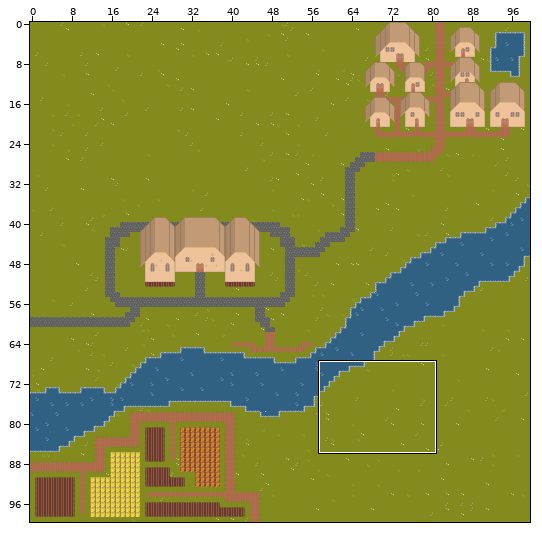
A Tiled map (JSON) gets an edit: res/map/outside.json. The first picture is a wide view before the edit; the outline marks the close-up.
Close-up. As it was:
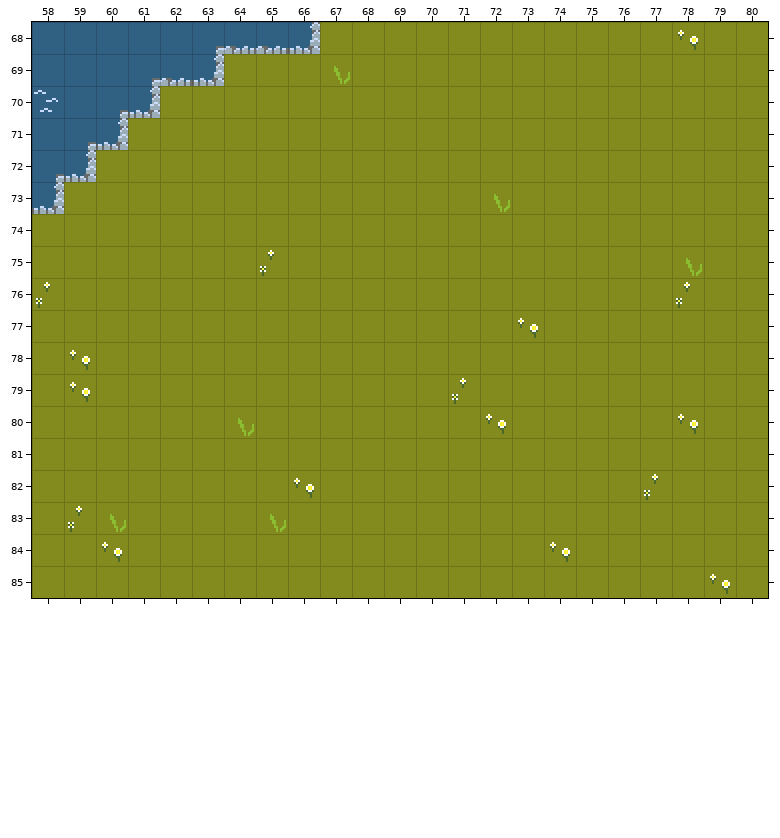
Cells are 16x16 px. Shown: x 58..80, y 68..85. The commit also changed other parts of the map, which this record leaves out.
After:
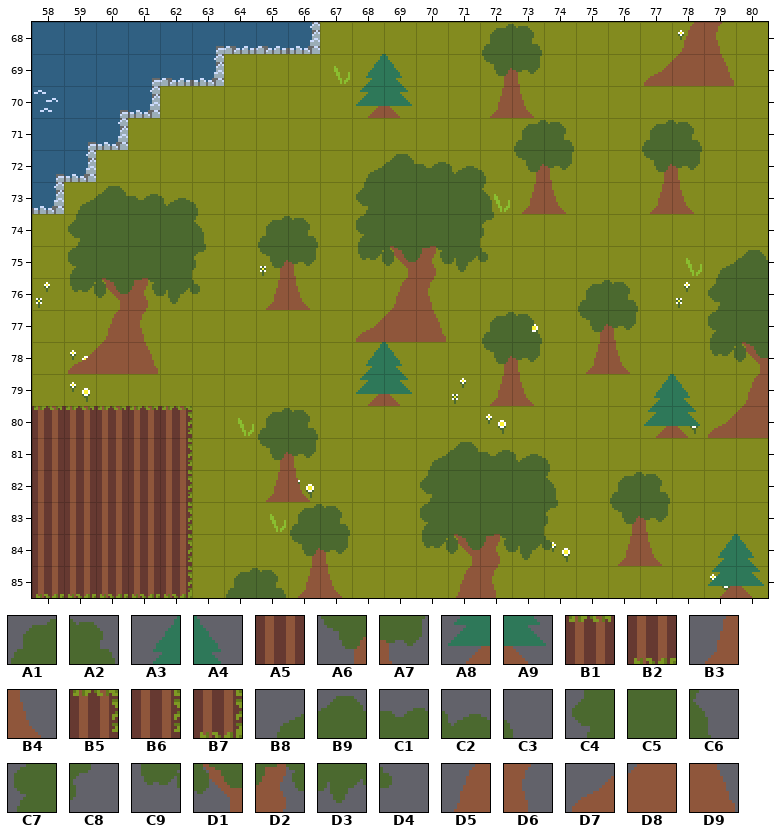
Key: from "tileset": A1 56, A2 57, A3 58, A4 59, A5 63, A6 66, A7 67, A8 68, A9 69, B1 72, B2 73, B3 76, B4 77, B5 81, B6 83, B7 91, B8 145, B9 146, C1 147, C2 148, C3 149, C4 155, C5 156, C6 159, C7 165, C8 169, C9 175, D1 176, D2 177, D3 178, D4 179, D5 186, D6 187, D7 195, D8 196, D9 197.
__ is an empty cell, .. an unchanged one.
Tiles of an added or newly shown layer are drawn over the layers below it.
Difference:
--- layer "Paths"
@@ x 59..63 @@
-73 __ __ __ __ __
-74 __ __ __ __ __
-75 __ __ __ __ __
-76 __ __ __ __ __
-77 .. __ __ .. ..
-78 __ __ __ .. ..
+73 B8 B9 C1 C2 C3
+74 C4 C5 C5 C5 C6
+75 C7 C5 C5 C5 C8
+76 C9 D1 D2 D3 D4
+77 .. D5 D6 .. ..
+78 D7 D8 D9 .. ..
@@ x 58..62 @@
-80 __ __ __ __ __
-81 __ __ __ __ __
-82 __ __ __ __ __
-83 __ __ __ __ __
-84 __ __ __ __ __
-85 __ __ __ __ __
+80 B1 B1 B1 B1 B5
+81 A5 A5 A5 A5 B6
+82 A5 A5 A5 A5 B6
+83 A5 A5 A5 A5 B6
+84 A5 A5 A5 A5 B6
+85 B2 B2 B2 B2 B7
--- layer "Trees" (added)
@@ x 64..80 @@
-68 .. .. .. .. .. .. .. .. __ __ .. .. .. .. __ __ ..
-69 .. .. .. .. __ __ .. .. __ __ .. .. .. __ __ __ ..
-70 .. .. .. .. __ __ .. .. __ __ .. .. .. .. .. .. ..
-71 .. .. .. .. .. .. .. .. .. __ __ .. .. __ __ .. ..
-72 .. .. .. .. __ __ __ __ __ __ __ .. .. __ __ .. ..
-73 .. .. .. .. __ __ __ __ __ __ __ .. .. __ __ .. ..
-74 .. __ __ .. __ __ __ __ __ .. .. .. .. .. .. .. ..
-75 .. __ __ .. __ __ __ __ __ .. .. .. .. .. .. __ __
-76 .. __ __ .. .. __ __ .. .. .. .. __ __ .. .. __ __
-77 .. .. .. .. __ __ __ .. __ __ .. __ __ .. .. __ __
-78 .. .. .. .. __ __ .. .. __ __ .. __ __ .. .. __ __
-79 .. .. .. .. __ __ .. .. __ __ .. .. .. __ __ .. __
-80 .. __ __ .. .. .. .. .. .. .. .. .. .. __ __ __ __
-81 .. __ __ .. .. .. __ __ __ __ __ .. .. .. .. .. ..
-82 .. __ __ .. .. .. __ __ __ __ __ .. __ __ .. .. ..
-83 .. .. __ __ .. .. __ __ __ __ __ .. __ __ .. .. ..
-84 .. .. __ __ .. .. __ __ __ __ __ .. __ __ .. __ __
-85 __ __ __ __ .. .. .. __ __ .. .. .. .. .. .. __ __
+68 .. .. .. .. .. .. .. .. A1 A2 .. .. .. .. D5 D6 ..
+69 .. .. .. .. A3 A4 .. .. A6 A7 .. .. .. D7 D8 D9 ..
+70 .. .. .. .. A8 A9 .. .. B3 B4 .. .. .. .. .. .. ..
+71 .. .. .. .. .. .. .. .. .. A1 A2 .. .. A1 A2 .. ..
+72 .. .. .. .. B8 B9 C1 C2 C3 A6 A7 .. .. A6 A7 .. ..
+73 .. .. .. .. C4 C5 C5 C5 C6 B3 B4 .. .. B3 B4 .. ..
+74 .. A1 A2 .. C7 C5 C5 C5 C8 .. .. .. .. .. .. .. ..
+75 .. A6 A7 .. C9 D1 D2 D3 D4 .. .. .. .. .. .. B8 B9
+76 .. B3 B4 .. .. D5 D6 .. .. .. .. A1 A2 .. .. C4 C5
+77 .. .. .. .. D7 D8 D9 .. A1 A2 .. A6 A7 .. .. C7 C5
+78 .. .. .. .. A3 A4 .. .. A6 A7 .. B3 B4 .. .. C9 D1
+79 .. .. .. .. A8 A9 .. .. B3 B4 .. .. .. A3 A4 .. D5
+80 .. A1 A2 .. .. .. .. .. .. .. .. .. .. A8 A9 D7 D8
+81 .. A6 A7 .. .. .. B8 B9 C1 C2 C3 .. .. .. .. .. ..
+82 .. B3 B4 .. .. .. C4 C5 C5 C5 C6 .. A1 A2 .. .. ..
+83 .. .. A1 A2 .. .. C7 C5 C5 C5 C8 .. A6 A7 .. .. ..
+84 .. .. A6 A7 .. .. C9 D1 D2 D3 D4 .. B3 B4 .. A3 A4
+85 A1 A2 B3 B4 .. .. .. D5 D6 .. .. .. .. .. .. A8 A9
